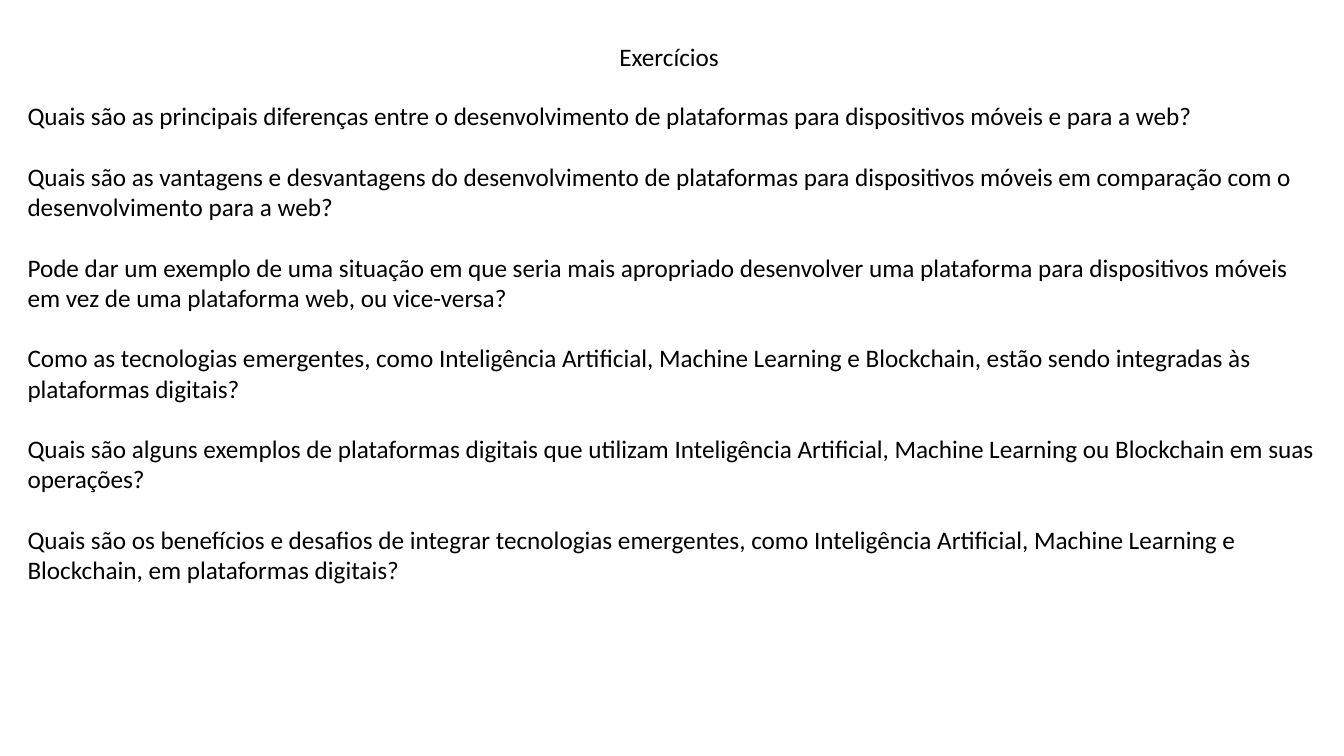
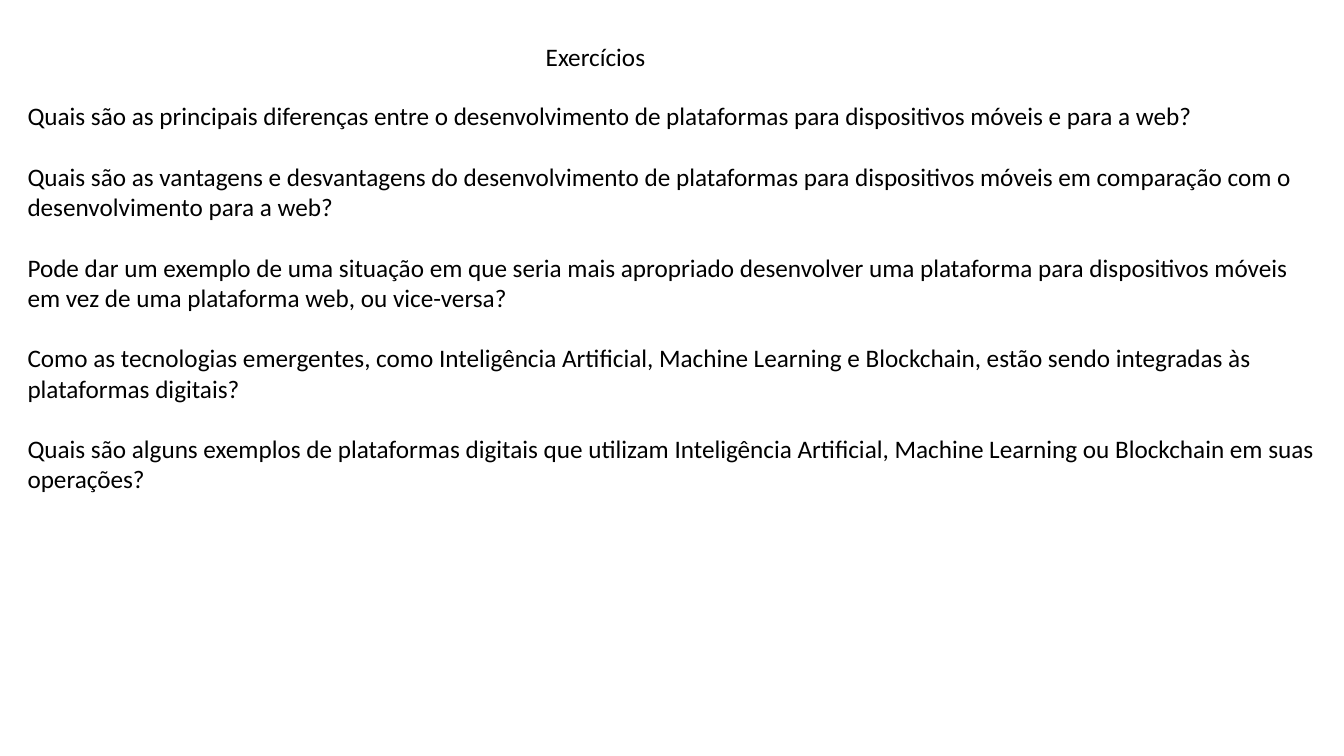
Before and after one commit to E-Mello/PS_Aulas, a slide deck: slide 16 of Aula_06_Plataformas_Digitais_Hipertextualidade_Multimídia_Mobilidade_e_Ubiquidade/Aula_06.pptx. Drawn at 1344x756 pixels with LibreOffice and Linux fonts; fonts in the diff are those of the drawing; background and template pictures are left out. Boxes give left, top, right and bottom in pixels: in the first picture for what was removed or moved away, otherwise in the second. Text is boxed around its words. In the diff, an @@ line names an element or a change of style, - is before the commit and + after.

```diff
--- a/Aula_06_Plataformas_Digitais_Hipertextualidade_Multimídia_Mobilidade_e_Ubiquidade/Aula_06.pptx
+++ b/Aula_06_Plataformas_Digitais_Hipertextualidade_Multimídia_Mobilidade_e_Ubiquidade/Aula_06.pptx
@@ text "Exercícios": place and size @@
-text "Exercícios" at [619,48,718,67]
+text "Exercícios" at [546,48,645,66]
@@ text at [28,531,1235,584]: paragraph removed @@
-Quais são os benefícios e desafios de integrar tecnologias emergentes, como Inteligência Artificial, Machine Learning e Blockchain, em plataformas digitais?
```
Also in this commit, not shown: 6 other slides changed, 2 other files.
